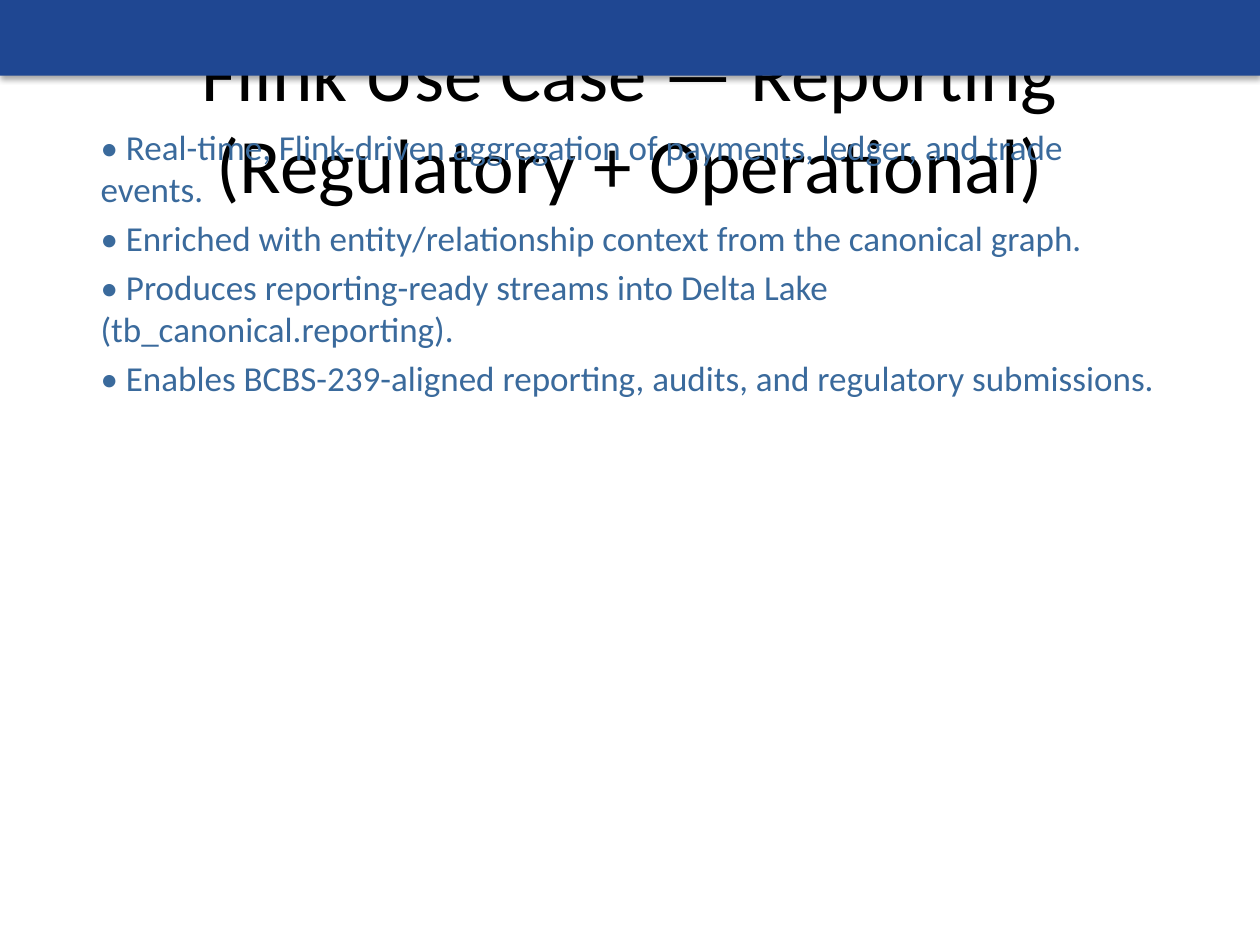
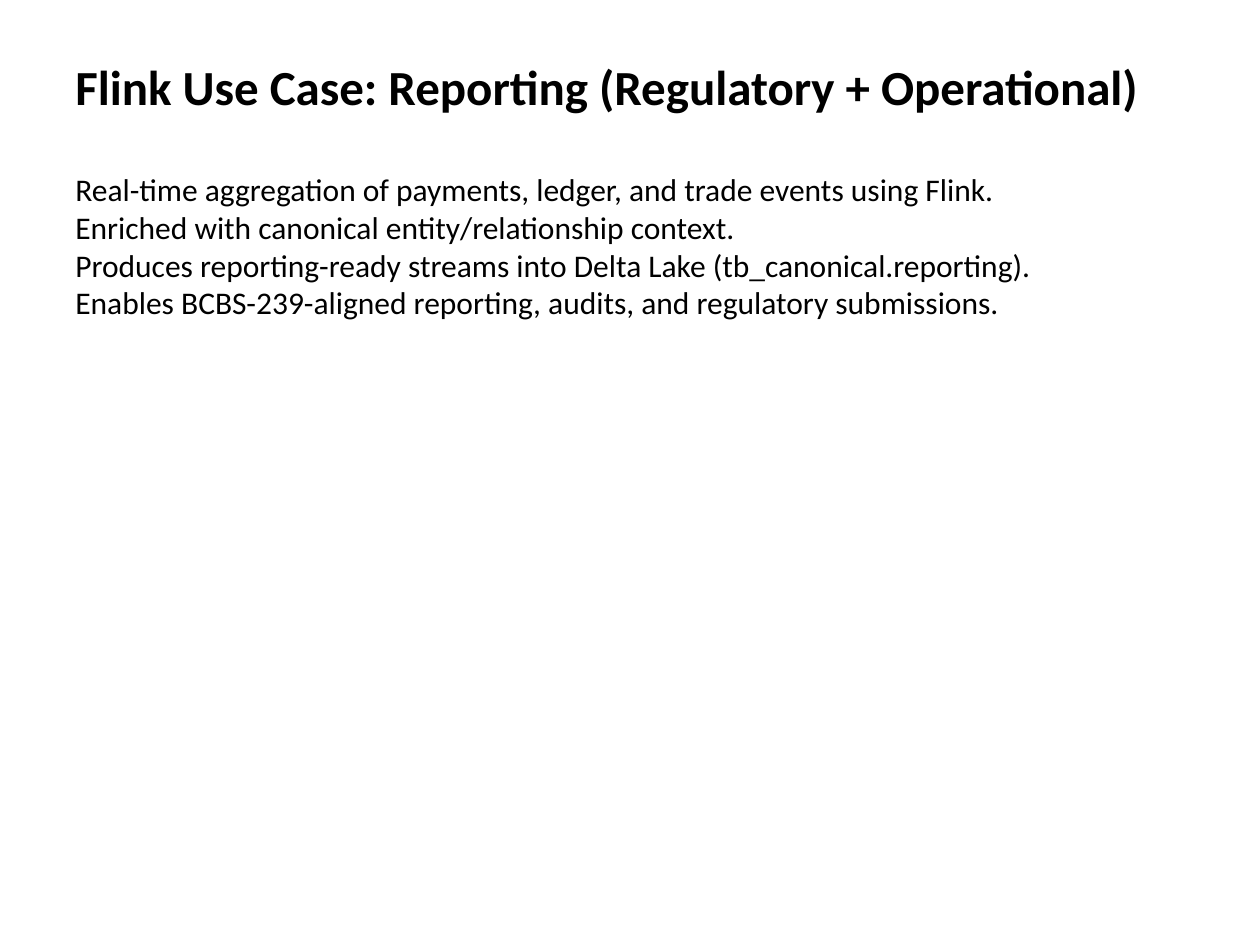
Before and after one commit to danielssonn/dataarch, a slide deck: slide 9 of artifacts/github-export/presentations/leadership-blueprint-presentation.pptx (slide 10 before the commit). Drawn at 1260x945 pixels with LibreOffice and Linux fonts; fonts in the diff are those of the drawing. Boxes give left, top, right and bottom in pixels: in the first picture for what was removed or moved away, otherwise in the second. Text is boxed around its words. In the diff, an @@ line names an element or a change of style, - is before the commit and + after.

Commit message:
feat: redo leadership presentation with Flink use-case slides (blueprint outline)

```diff
--- a/artifacts/github-export/presentations/leadership-blueprint-presentation.pptx
+++ b/artifacts/github-export/presentations/leadership-blueprint-presentation.pptx
@@ rectangle removed at [0, 0, 1260, 76] @@
@@ text "Flink Use Case: Reporting (Regulatory ..." at [75, 69, 1138, 114]: vertical alignment middle to top @@
@@ text at [75, 69, 1138, 114]: text changed; size 44 to 28 pt; bold on @@
-Flink Use Case — Reporting (Regulatory + Operational)
+Flink Use Case: Reporting (Regulatory + Operational)
@@ text at [75, 179, 1030, 320]: text changed; size 20 to 18 pt; text colour #3A6A9C to #000000 @@
-• Real-time, Flink-driven aggregation of payments, ledger, and trade events.
-• Enriched with entity/relationship context from the canonical graph.
-• Produces reporting-ready streams into Delta Lake (tb_canonical.reporting).
-• Enables BCBS-239-aligned reporting, audits, and regulatory submissions.
+Real-time aggregation of payments, ledger, and trade events using Flink.
+Enriched with canonical entity/relationship context.
+Produces reporting-ready streams into Delta Lake (tb_canonical.reporting).
+Enables BCBS-239-aligned reporting, audits, and regulatory submissions.
```
Also in this commit, not shown: 11 other slides changed, 1 slide added, 1 slide removed, 1 other file.
